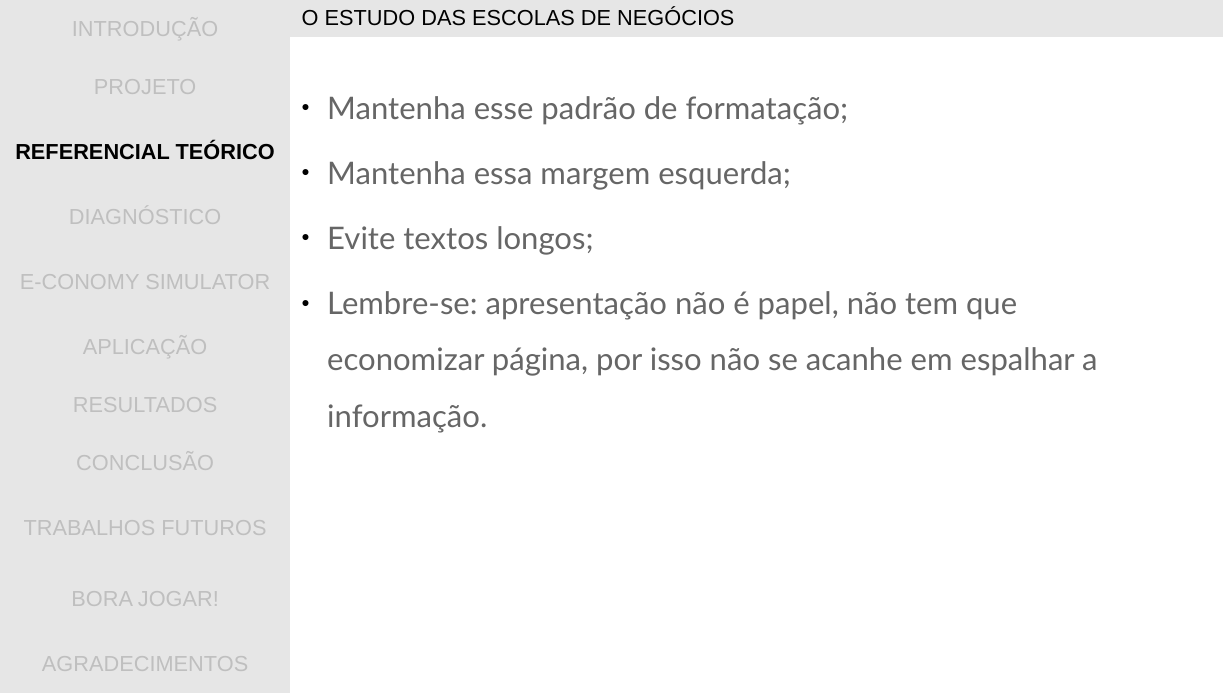
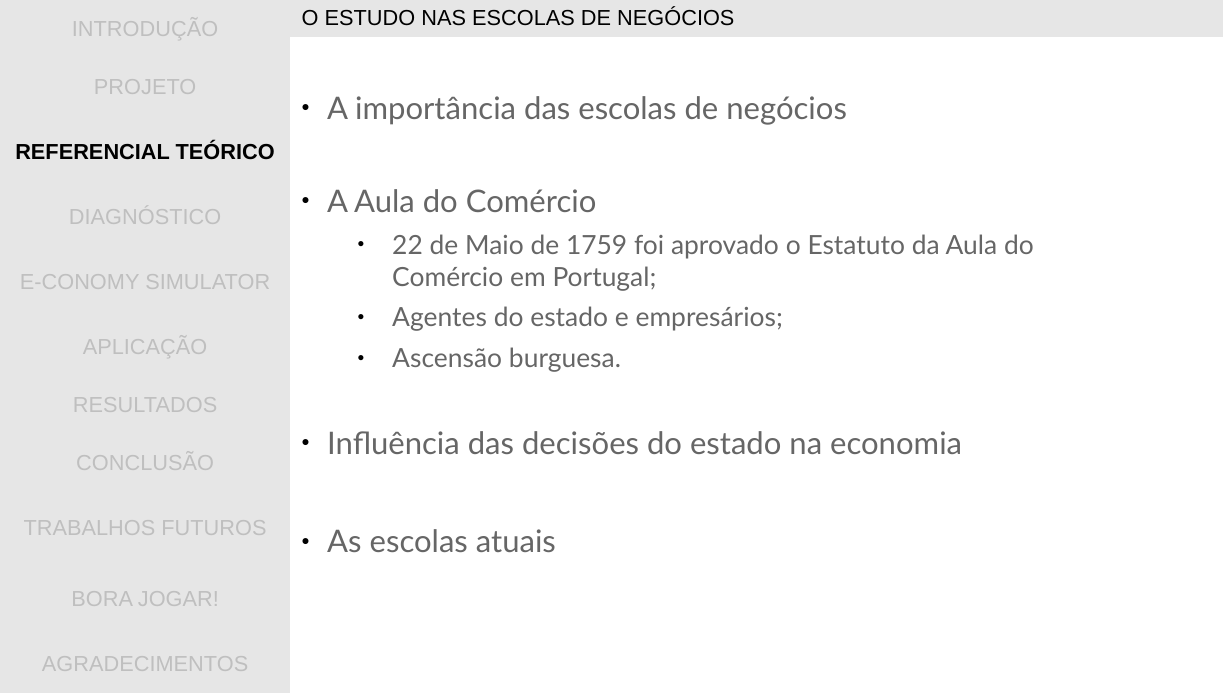
Before and after one commit to gwathsule/e-conomy-simulator, a slide deck: slide 6 of documentacao/apresentacao_tcc.ppt. Drawn at 1232x693 pixels with LibreOffice and Linux fonts; fonts in the diff are those of the drawing; background and template pictures are left out. Boxes give left, top, right and bottom in pixels: in the first picture for what was removed or moved away, otherwise in the second. Text is boxed around its words. In the diff, an @@ line names an element or a change of style, - is before the commit and + after.

```diff
--- a/documentacao/apresentacao_tcc.ppt
+++ b/documentacao/apresentacao_tcc.ppt
@@ table at [291, 0, 1224, 37] @@
-row 1, column 1: O ESTUDO DAS ESCOLAS DE NEGÓCIOS
+row 1, column 1: O ESTUDO NAS ESCOLAS DE NEGÓCIOS
@@ text at [327, 96, 1034, 552]: text changed; size 20 to 17 pt @@
-● Mantenha esse padrão de formatação;
-● Mantenha essa margem esquerda;
-● Evite textos longos;
-● Lembre-se: apresentação não é papel, não tem que economizar página, por isso não se acanhe em espalhar a informação.
+● A importância das escolas de negócios
+● A Aula do Comércio
+  ● 22 de Maio de 1759 foi aprovado o Estatuto da Aula do Comércio em Portugal;
+  ● Agentes do estado e empresários;
+  ● Ascensão burguesa.
+● Influência das decisões do estado na economia
+● As escolas atuais
```
Also in this commit, not shown: 7 other slides changed, 2 slides added, 4 slides removed.
